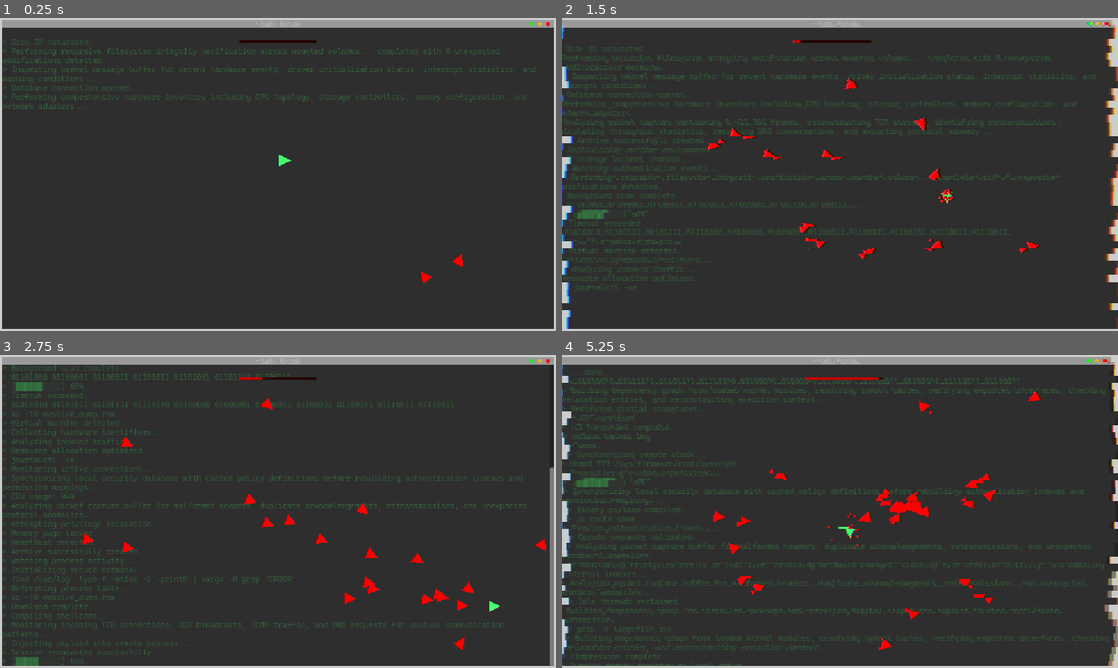
Above: before the commit, frames 1-4 (two rows, left to right).
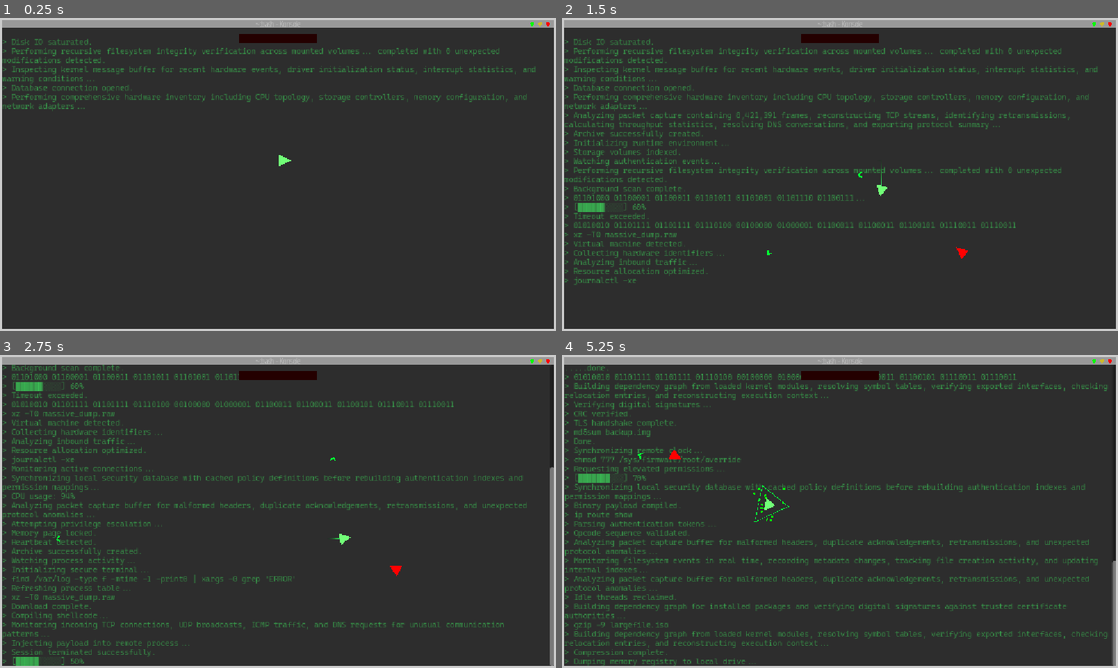
Above: after the commit, the same moments.

Repository: ArnavB67/PolyHack
Game: Godot game, scene res://Scenes/Level.tscn
Same seed, same stepped clock (60 frames per second), same inputs: the game is played once before the commit and once after it.
Inputs (mouse positions are in pixels of both pictures, inside the frame that each line leads up to):
- Up to frame 1 (0.25 s): no input
- Up to frame 2 (1.5 s): tap Enter at 0.5 s; move the mouse to (840, 177) at 0.52 s; hold D (Right) 0.53-1.28 s; tap X (Shockwave, bound only after the commit) at 0.6 s; click (840, 177) at 0.8 s; move the mouse to (728, 190) at 1.27 s; hold S (Down) from 1.28 s (still down); click (728, 190) at 1.35 s
- Up to frame 3 (2.75 s): tap X (Shockwave, bound only after the commit) at 1.55, 2.1 s; move the mouse to (333, 442) at 2.02 s; release S (Down) at 2.03 s; hold D (Right) from 2.03 s (still down); click (333, 442) at 2.3 s
- Up to frame 4 (5.25 s): move the mouse to (812, 574) at 2.77 s; release D (Right) at 2.78 s; hold W (Up) 2.78-3.53 s; click (812, 574) at 2.85 s; tap X (Shockwave, bound only after the commit) at 3.05, 4.55, 5.1 s; move the mouse to (1006, 558) at 3.52 s; hold A (Left) 3.53-5.03 s; tap Alt at 3.6 s; click (1006, 558) at 3.8 s; move the mouse to (673, 464) at 4.27 s; tap Shift at 4.35 s; click (673, 464) at 4.42 s; move the mouse to (867, 511) at 5.02 s; hold S (Down) from 5.03 s (still down)

The runs differ from the first frame. In frame 1, 1.5% of the frame differs, in the area x 0-97%, y 5-85%; in frame 2, 13%; in frame 3, 5.0%; in frame 4, 16%, in the area x 0-100%, y 0-100%.

Commit message:
Added 2 attacks for player
Attack1 : bullet player can shoot bullet in aimed direction
Attack2 : creates a shockwave destroying all enemies within an area

Diff:
--- a/Scenes/Level.tscn
+++ b/Scenes/Level.tscn
@@ -30,6 +30,8 @@
 border_width_top = 4
 border_width_right = 4
 border_width_bottom = 4
+shadow_color = Color(0, 0, 0, 0.6431373)
+shadow_offset = Vector2(4, 4)
 
 [sub_resource type="StyleBoxFlat" id="StyleBoxFlat_vsvp5"]
 
@@ -169,6 +171,12 @@
 corner_radius_bottom_right = 1
 corner_radius_bottom_left = 1
 
+[sub_resource type="Environment" id="Environment_5rrr5"]
+background_mode = 3
+glow_enabled = true
+glow_intensity = 0.8
+glow_blend_mode = 0
+
 [node name="Level" type="Node" unique_id=847438034]
 script = ExtResource("1_fuudy")
 
@@ -190,7 +198,7 @@
 offset_bottom = -4.0
 grow_horizontal = 2
 grow_vertical = 2
-theme_override_colors/default_color = Color(0.25882354, 0.98039216, 0.39215687, 0.3137255)
+theme_override_colors/default_color = Color(0.25882354, 0.98039216, 0.39215687, 0.5882353)
 theme_override_fonts/normal_font = ExtResource("2_xylue")
 scroll_following = true
 script = ExtResource("1_8rbpu")
@@ -297,6 +305,7 @@
 mouse_filter = 2
 
 [node name="GameOverLayer" type="CanvasLayer" parent="." unique_id=1668819839]
+visible = false
 
 [node name="GameOverPanel" type="Panel" parent="GameOverLayer" unique_id=1726849497]
 anchors_preset = 8
@@ -440,13 +449,15 @@
 collision_mask = 10
 
 [node name="EnemySpawnTimer" type="Timer" parent="." unique_id=681386568]
-wait_time = 0.1
 autostart = true
 
 [node name="Camera2D" type="Camera2D" parent="." unique_id=1126594645]
 position = Vector2(576, 324)
 script = ExtResource("6_tj5wv")
 
+[node name="WorldEnvironment" type="WorldEnvironment" parent="." unique_id=1830796598]
+environment = SubResource("Environment_5rrr5")
+
 [connection signal="timeout" from="BackgroundLogsTimer" to="BackgroundLogs" method="_on_timer_timeout"]
 [connection signal="pressed" from="GameOverLayer/GameOverPanel/Restart" to="." method="_on_restart_pressed"]
 [connection signal="timeout" from="EnemySpawnTimer" to="." method="_on_enemy_spawn_timer_timeout"]
--- a/Scenes/TriangleEnemy.tscn
+++ b/Scenes/TriangleEnemy.tscn
@@ -9,6 +9,7 @@
 metadata/_edit_horizontal_guides_ = [4.0]
 
 [node name="Polygon2D" type="Polygon2D" parent="." unique_id=726458611]
+modulate = Color(1.825, 1.2937098, 1.2088622, 1)
 color = Color(1, 0, 0, 1)
 polygon = PackedVector2Array(4, 0, -2, -3, -2, 3)
 
@@ -18,5 +19,20 @@
 [node name="LifeTime" type="Timer" parent="." unique_id=848841349]
 wait_time = 100.0
 
+[node name="DeathEffect" type="CPUParticles2D" parent="." unique_id=693541735]
+emitting = false
+amount = 30
+lifetime = 0.3
+one_shot = true
+explosiveness = 1.0
+randomness = 1.0
+lifetime_randomness = 0.5
+local_coords = true
+spread = 180.0
+gravity = Vector2(0, 0)
+initial_velocity_min = 10.0
+initial_velocity_max = 40.0
+color = Color(0, 1, 0, 1)
+
 [connection signal="body_entered" from="." to="." method="_on_body_entered"]
 [connection signal="timeout" from="LifeTime" to="." method="_on_life_time_timeout"]
--- /dev/null
+++ b/Scenes/bullet.tscn
@@ -0,0 +1,21 @@
+[gd_scene format=3 uid="uid://n4emwbh4t78o"]
+
+[ext_resource type="Script" uid="uid://dq8i3xdvi6r4g" path="res://Scripts/bullet.gd" id="1_xjght"]
+
+[node name="Bullet" type="Area2D" unique_id=1557879427]
+rotation = 1.5707964
+scale = Vector2(6, 6)
+script = ExtResource("1_xjght")
+
+[node name="Line2D" type="Line2D" parent="." unique_id=1450389122]
+modulate = Color(0.64821196, 1.825, 0.5977948, 1)
+position = Vector2(-0.8833334, -1)
+points = PackedVector2Array(0, 0, 1, 1, 0, 2)
+width = 0.5
+default_color = Color(0, 0.99607843, 0.3372549, 1)
+
+[node name="CollisionPolygon2D" type="CollisionPolygon2D" parent="." unique_id=1455798018]
+position = Vector2(-0.8833334, -1)
+polygon = PackedVector2Array(0, 0, 0.16666667, -0.16666667, 1.3333334, 1, 0.16666667, 2.1666667, -0.16666667, 1.8333334, 0.6666667, 1, -0.16666667, 0.16666667)
+
+[connection signal="area_entered" from="." to="." method="_on_area_entered"]
--- a/Scenes/player.tscn
+++ b/Scenes/player.tscn
@@ -4,17 +4,12 @@
 
 [sub_resource type="StyleBoxFlat" id="StyleBoxFlat_v0iea"]
 bg_color = Color(0.14153159, 8.04686e-08, 1.8049032e-08, 1)
-corner_radius_top_left = 4
-corner_radius_top_right = 4
-corner_radius_bottom_right = 4
-corner_radius_bottom_left = 4
 
 [sub_resource type="StyleBoxFlat" id="StyleBoxFlat_cvnsp"]
 bg_color = Color(0.79607844, 0, 0, 1)
-corner_radius_top_left = 4
-corner_radius_top_right = 4
-corner_radius_bottom_right = 4
-corner_radius_bottom_left = 4
+
+[sub_resource type="Gradient" id="Gradient_v0iea"]
+colors = PackedColorArray(0, 0, 0, 0, 0.25505674, 0.9761532, 0.5165333, 1)
 
 [node name="Player" type="CharacterBody2D" unique_id=1101997899]
 z_index = 5
@@ -22,7 +17,8 @@
 script = ExtResource("1_v0iea")
 
 [node name="Polygon2D" type="Polygon2D" parent="." unique_id=431576194]
-color = Color(0.28581735, 0.9799898, 0.43828398, 1)
+modulate = Color(1.3626877, 1.7843883, 1.2904345, 1)
+color = Color(0.3254902, 0.92156863, 0.36078432, 1)
 antialiased = true
 polygon = PackedVector2Array(4, 0, -2, -3, -2, 3)
 
@@ -36,7 +32,7 @@
 anchor_left = 0.5
 anchor_right = 0.5
 offset_left = -80.0
-offset_top = 46.0
+offset_top = 33.0
 offset_right = 80.0
 offset_bottom = 51.0
 grow_horizontal = 2
@@ -59,3 +55,12 @@
 initial_velocity_min = 10.0
 initial_velocity_max = 40.0
 color = Color(1, 0, 0, 1)
+
+[node name="Trail" type="Line2D" parent="." unique_id=1266244577]
+modulate = Color(1.106, 1.825, 1.052, 1)
+top_level = true
+width = 3.0
+gradient = SubResource("Gradient_v0iea")
+joint_mode = 2
+begin_cap_mode = 2
+end_cap_mode = 2
--- /dev/null
+++ b/Scenes/shockwave.gd
@@ -0,0 +1,20 @@
+extends Area2D
+
+
+# Called when the node enters the scene tree for the first time.
+func _ready() -> void:
+	$ShockwaveLifeTime.start()
+
+
+# Called every frame. 'delta' is the elapsed time since the previous frame.
+func _process(delta: float) -> void:
+	pass
+
+
+func _on_area_entered(area: Area2D) -> void:
+	if area.is_in_group("Enemy"):
+		area.TakeDamage()
+
+
+func _on_shockwave_life_time_timeout() -> void:
+	queue_free()
--- /dev/null
+++ b/Scenes/shockwave.tscn
@@ -0,0 +1,23 @@
+[gd_scene format=3 uid="uid://cenqfmvdq47s8"]
+
+[ext_resource type="Script" uid="uid://dux0q1ekxivbv" path="res://Scenes/shockwave.gd" id="1_rhd1y"]
+
+[node name="Shockwave" type="Area2D" unique_id=695003054]
+script = ExtResource("1_rhd1y")
+
+[node name="CollisionPolygon2D" type="CollisionPolygon2D" parent="." unique_id=202041244]
+polygon = PackedVector2Array(-2, -3, -2, 3, 4, 0)
+
+[node name="Line2D" type="Line2D" parent="." unique_id=757760293]
+modulate = Color(0.73612815, 1.8249996, 0.6824598, 1)
+points = PackedVector2Array(-2, -3, -2, 3, 4, 0)
+closed = true
+width = 0.1
+default_color = Color(1.8289685e-06, 0.99432117, 0.3358183, 1)
+
+[node name="ShockwaveLifeTime" type="Timer" parent="." unique_id=587382228]
+wait_time = 0.5
+one_shot = true
+
+[connection signal="area_entered" from="." to="." method="_on_area_entered"]
+[connection signal="timeout" from="ShockwaveLifeTime" to="." method="_on_shockwave_life_time_timeout"]
--- /dev/null
+++ b/Scripts/bullet.gd
@@ -0,0 +1,16 @@
+extends Area2D
+
+
+# Called when the node enters the scene tree for the first time.
+func _ready() -> void:
+	print("Spawned")
+
+
+# Called every frame. 'delta' is the elapsed time since the previous frame.
+func _process(delta: float) -> void:
+	position+=Vector2(cos(rotation),sin(rotation))*400*delta
+
+
+func _on_area_entered(area: Area2D) -> void:
+	if area.is_in_group("Enemy"):
+		area.TakeDamage()
--- a/Scripts/enemy.gd
+++ b/Scripts/enemy.gd
@@ -26,3 +26,13 @@
 			Globals.HackPercentage=100
 			Globals.IsGameOver = true
 		queue_free()
+
+func TakeDamage():
+	$DeathEffect.emitting=true
+	$Polygon2D.hide()
+	$CollisionPolygon2D.set_deferred("disabled",true)
+	var Camera=get_viewport().get_camera_2d()
+	if Camera:
+		Camera.ShakeOnHit(15)
+	await get_tree().create_timer(0.3).timeout
+	queue_free()
--- a/Scripts/player.gd
+++ b/Scripts/player.gd
@@ -4,11 +4,17 @@
 const SPEED = 300.0
 const RotationSpeed = 15
 @onready var health_bar: ProgressBar = $CanvasLayer/HealthBar
+@onready var trail: Line2D = $Trail
+const SHOCKWAVE = preload("uid://cenqfmvdq47s8")
+const BULLET = preload("uid://n4emwbh4t78o")
 
 func _ready() -> void:
 	add_to_group("Player")
 
 func _process(delta: float) -> void:
+	trail.add_point(global_position)
+	if trail.get_point_count()>15:
+		trail.remove_point(0)
 	Globals.PlayerPosition = global_position
 	health_bar.value = Globals.HackPercentage
 	if Globals.IsGameOver == true:
@@ -23,6 +29,26 @@
 		$"../LevelUI/GlitchEffect".visible=true
 		await get_tree().create_timer(0.15).timeout
 		$"../LevelUI/GlitchEffect".visible=false
+	if Input.is_action_just_pressed("Shockwave"):
+		print("Clicked")
+		var Shockwave= SHOCKWAVE.instantiate()
+		Shockwave.scale= scale
+		Shockwave.rotation =rotation
+		Shockwave.global_position=global_position
+		set_physics_process(false)
+		get_tree().current_scene.add_child(Shockwave)
+		var ShockwaveScaleTween = get_tree().create_tween()
+		ShockwaveScaleTween.tween_property(Shockwave,"scale",Shockwave.scale*8,0.5)
+		await get_tree().create_timer(0.5).timeout
+		set_physics_process(true)
+	if Input.is_action_just_pressed("Shoot"):
+		look_at(get_global_mouse_position())
+		var Bullet= BULLET.instantiate()
+		Bullet.global_position= global_position
+		Bullet.rotation = rotation
+		get_tree().current_scene.add_child(Bullet)
+
+
 
 
 func _physics_process(delta: float) -> void:
--- a/project.godot
+++ b/project.godot
@@ -49,6 +49,16 @@
 "events": [Object(InputEventKey,"resource_local_to_scene":false,"resource_name":"","device":-1,"window_id":0,"alt_press …(192 unchanged characters)…
 ]
 }
+Shoot={
+"deadzone": 0.2,
+"events": [Object(InputEventMouseButton,"resource_local_to_scene":false,"resource_name":"","device":-1,"window_id":0,"alt_pressed":false,"shift_pressed":false,"ctrl_pressed":false,"meta_pressed":false,"button_mask":1,"position":Vector2(277, 5),"global_position":Vector2(284, 42),"factor":1.0,"button_index":1,"canceled":false,"pressed":true,"double_click":false,"script":null)
+]
+}
+Shockwave={
+"deadzone": 0.2,
+"events": [Object(InputEventKey,"resource_local_to_scene":false,"resource_name":"","device":-1,"window_id":0,"alt_pressed":false,"shift_pressed":false,"ctrl_pressed":false,"meta_pressed":false,"pressed":false,"keycode":0,"physical_keycode":88,"key_label":0,"unicode":120,"location":0,"echo":false,"script":null)
+]
+}
 
 [layer_names]
 
Not shown, added: Scenes/shockwave.gd.uid
Not shown, added: Scripts/bullet.gd.uid
